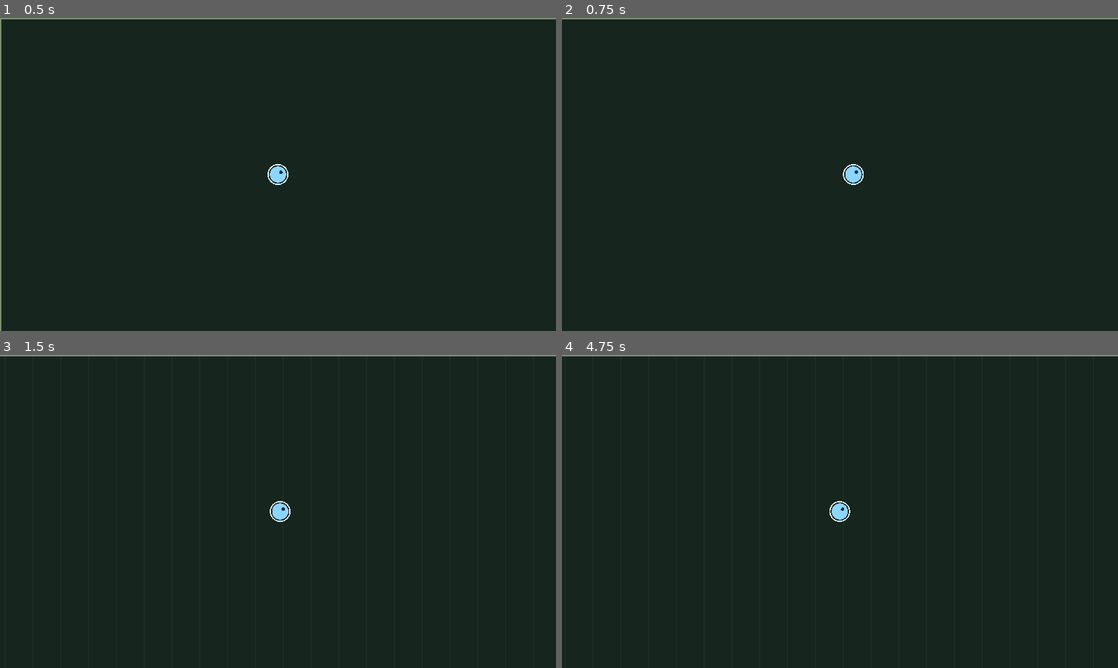
Above: before the commit, frames 1-4 (two rows, left to right).
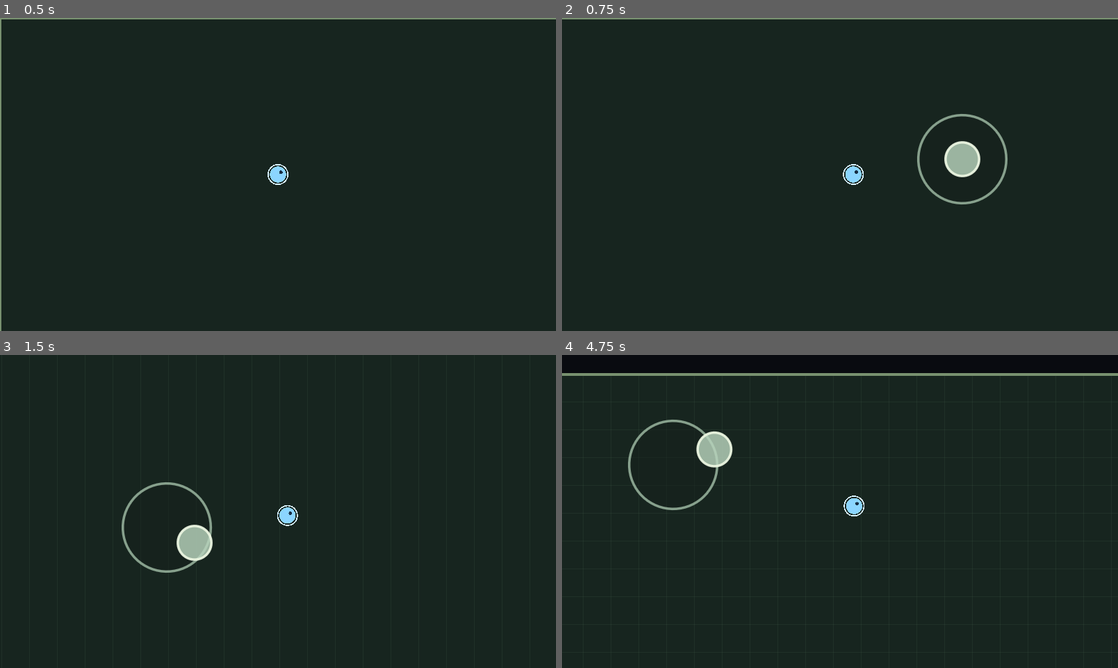
Above: after the commit, the same moments.

Repository: ZeroX387/ARCANA
Game: Godot game, scene res://scenes/main.tscn
Two runs of this game, one before a commit and one after it. Both use one fixed random seed, a clock stepped at 60 frames per second and the inputs below.
Inputs (mouse positions are in pixels of both pictures, inside the frame that each line leads up to):
- Up to frame 1 (0.5 s): no input
- Up to frame 2 (0.75 s): tap Enter at 0.5 s; move the mouse to (962, 158) at 0.52 s; hold Right (ui_right) from 0.53 s (still down); click (962, 158) at 0.67 s
- Up to frame 3 (1.5 s): release Right (ui_right) at 1.25 s; tap Space at 1.25 s; drag from (166, 527) to (250, 574) at 1.27 s
- Up to frame 4 (4.75 s): move the mouse to (895, 442) at 2.02 s; hold Right (ui_right) 2.03-2.75 s; click (895, 442) at 2.17 s; tap Enter at 2.75 s; drag from (812, 574) to (673, 464) at 2.77 s; move the mouse to (1006, 558) at 3.52 s; hold Left (ui_left) 3.53-4.25 s; click (1006, 558) at 3.67 s; tap Space at 4.25 s; drag from (673, 464) to (756, 433) at 4.27 s

Frame 1 is identical in both runs. In frame 2, 1.1% of the frame differs, in the area x 63-81%, y 30-60%; in frame 3, 1.7%; in frame 4, 8.0%, in the area x 0-100%, y 0-54%.

Commit message:
Attach dynamic joystick overlay to main scene

Diff:
--- a/game/scenes/main.tscn
+++ b/game/scenes/main.tscn
@@ -1,7 +1,8 @@
-[gd_scene load_steps=4 format=3]
+[gd_scene load_steps=5 format=3]
 
 [ext_resource type="Script" path="res://scripts/main.gd" id="1_main"]
 [ext_resource type="Script" path="res://scripts/player.gd" id="2_player"]
+[ext_resource type="Script" path="res://scripts/touch_joystick.gd" id="3_joystick"]
 
 [sub_resource type="CircleShape2D" id="CircleShape_player"]
 radius = 14.0
@@ -19,3 +20,16 @@
 [node name="Camera2D" type="Camera2D" parent="Player"]
 position_smoothing_enabled = true
 position_smoothing_speed = 8.0
+
+[node name="TouchLayer" type="CanvasLayer" parent="."]
+layer = 10
+
+[node name="TouchJoystick" type="Control" parent="TouchLayer"]
+layout_mode = 3
+anchors_preset = 15
+anchor_right = 1.0
+anchor_bottom = 1.0
+grow_horizontal = 2
+grow_vertical = 2
+mouse_filter = 2
+script = ExtResource("3_joystick")
